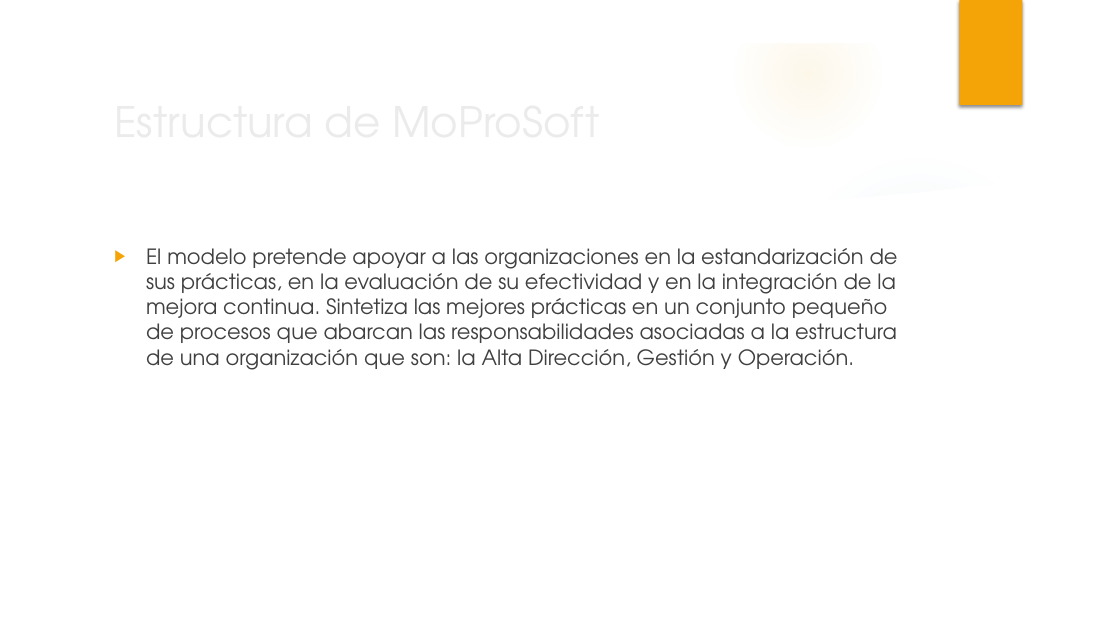
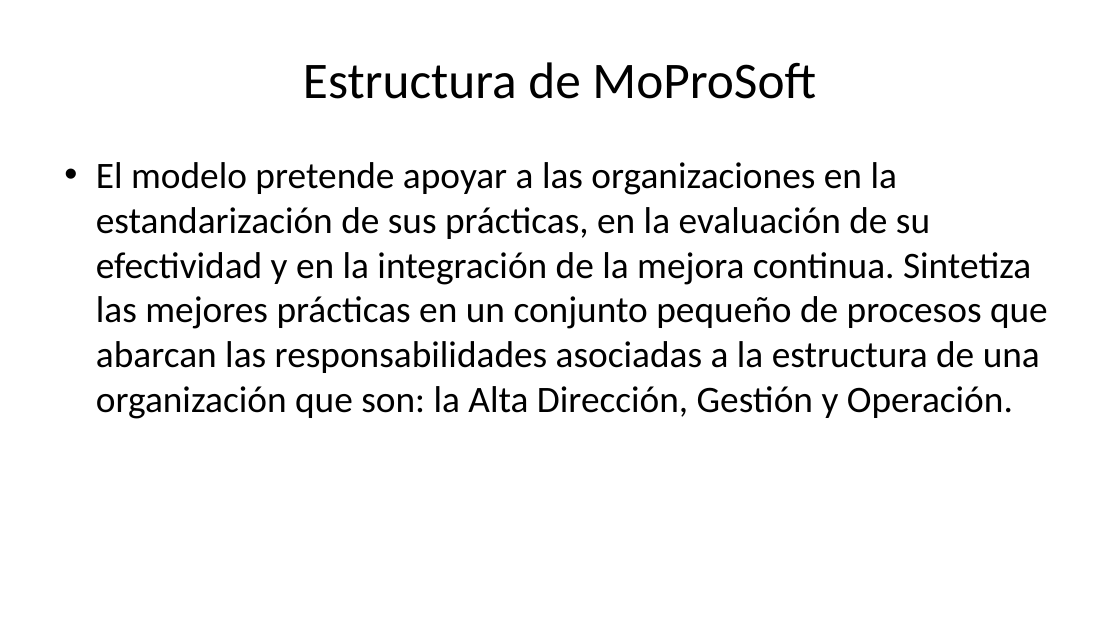
Before and after one commit to JulianAguilar/Equipo6AdminProy, a slide deck: slide 8 of Clase/Exposiciones/MoProSoft.pptx. Drawn at 1120x630 pixels with LibreOffice and Linux fonts; fonts in the diff are those of the drawing; background and template pictures are left out. Boxes give left, top, right and bottom in pixels: in the first picture for what was removed or moved away, otherwise in the second. Text is boxed around its words. In the diff, an @@ line names an element or a change of style, - is before the commit and + after.

```diff
--- a/Clase/Exposiciones/MoProSoft.pptx
+++ b/Clase/Exposiciones/MoProSoft.pptx
@@ group removed at (x1=0, y1=0, x2=1120, y2=630): 4 ellipses, 3 freeform shapes @@
@@ title "Estructura de MoProSoft" moved from (x1=106, y1=87, x2=911, y2=155) to (x1=303, y1=62, x2=816, y2=99) @@
@@ title "Estructura de MoProSoft" at (x1=303, y1=62, x2=816, y2=99): size 36 to 44 pt, font TeX Gyre Adventor to Calibri, text colour #EBEBEB to #000000; alignment left to centre @@
@@ rectangle removed at (x1=960, y1=0, x2=1023, y2=105) @@
@@ text "El modelo pretende apoyar a ..." moved from (x1=146, y1=248, x2=898, y2=370) to (x1=96, y1=162, x2=1048, y2=419) @@
@@ text "El modelo pretende apoyar a ..." at (x1=96, y1=162, x2=1048, y2=419): size 18 to 32 pt, font TeX Gyre Adventor to Calibri, text colour #404040 to #000000; bullet ▶ to •; less space between paragraphs @@
```
Also in this commit, not shown: 13 other slides changed, 5 other files.
